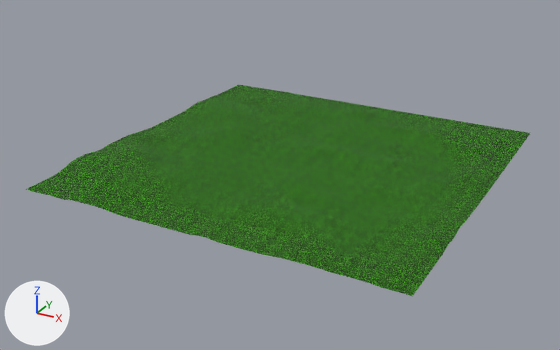
Renders of the OBJ model share/baastud/models/terrain/terrain.obj from each side of a commit.
Before and after are seen from a 50 mm camera at (132.0, -255.0, 120.0) aimed at (-5.0, -5.0, -5.0). Lighting does not change. The marker at lower left points along +X, +Y and +Z. Where no turn or scale is listed for an object, it has been applied to the vertices.

Objects in the first picture: 'Grid_Grid.002'.
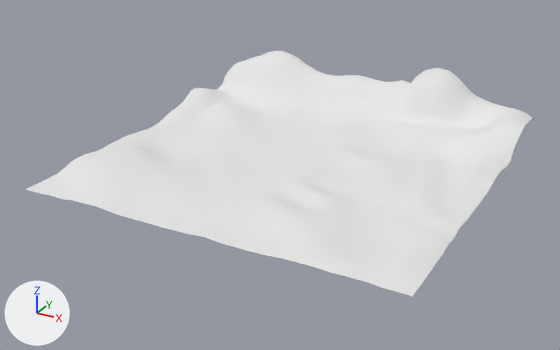
The newer file is also turned or shifted as a whole; pictures and numbers use the older file's frame.

Where the change shows, as pixel boxes [x1, y1, x2, y2] in the pictures (560 x 350 px; the box of a moved part takes in the faces that stretch with it):
'Grid_Grid.002', reshaped (16% taller)
    before: [25, 85, 530, 296]
    after: [25, 51, 534, 296]
part 1 of me_grid_grid_002, moved or reshaped
    before: [149, 85, 530, 254]
    after: [149, 51, 534, 254]
part 2 of me_grid_grid_002, recoloured (green to white)
    both: [25, 105, 483, 296]

The change in detail:
Material 'None' (mat_none) is new.
Its base color is (0.8, 0.8, 0.8) (white #e7e7e7).
Its roughness is 1.0.
me_grid_grid_002 is used by ob_grid_grid_002; location (0.0, 0.0, 0.0).
me_grid_grid_002 had 2500 vertices, 2401 faces and spanned x -75.2..74.4, y -72.3..77.3, z 0.2..5.6.
me_grid_grid_002 now has 2500 vertices, 2401 faces and spans x -77.6..76.1, y -72.3..83.7, z 0.2..24.7.
me_grid_grid_002 part 1: 716 vertices moved from x -75.2..74.4, y -44.9..77.3, z 0.2..4.4 to x -77.0..75.5, y -44.9..83.7, z 0.2..24.7; 113 vertices removed from x -75.2..74.4, y 46.7..77.3, z 0.2..2.6; 113 vertices added at x -77.6..76.1, y 46.0..81.6, z 2.8..24.1.
me_grid_grid_002 part 2: 2288 faces spanning x -77.0..75.5, y -72.3..83.7, z 0.2..24.7 switch from mat_material (picture img_terrain_png) to mat_none (white #e7e7e7).
